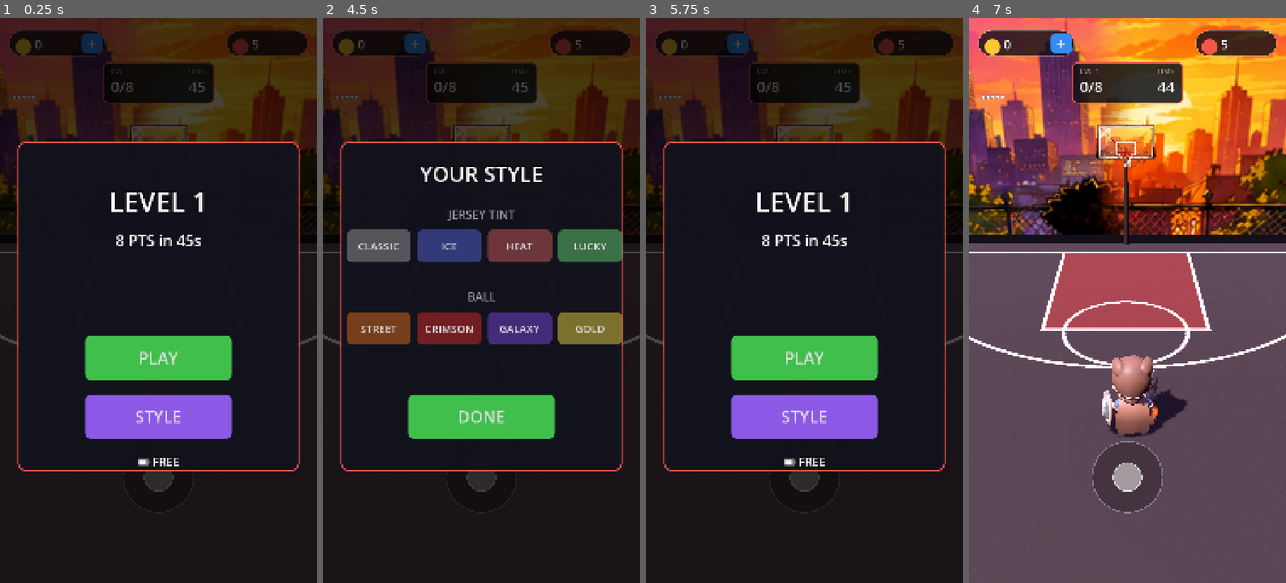
Above: before the commit, frames 1-4 (left to right).
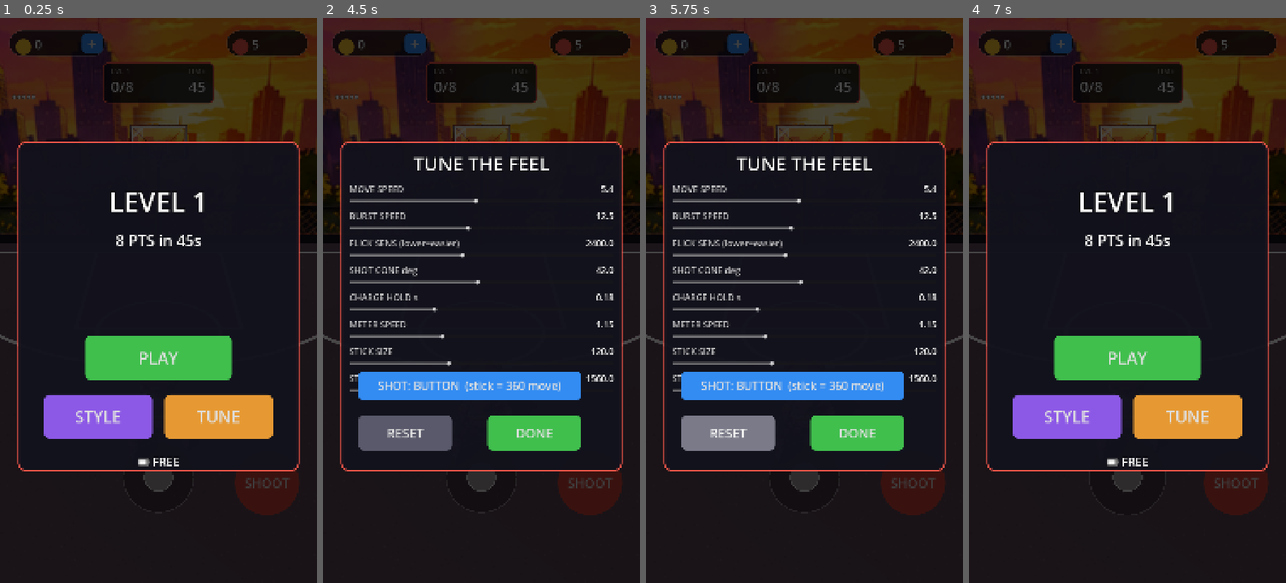
Above: after the commit, the same moments.

Repository: Wordups/hoop_rush
Game: Godot game, scene res://scenes/court_3d.tscn
Two runs of this game, one before a commit and one after it. Both use one fixed random seed, a clock stepped at 60 frames per second and the inputs below. Sound files missing from this copy of the repository are replaced by a short silence.
Inputs (mouse positions are in pixels of both pictures, inside the frame that each line leads up to):
- Up to frame 1 (0.25 s): no input
- Up to frame 2 (4.5 s): click (589, 481) at 0.5 s, where only the run after the commit has a clickable "SHOOT"; click "STYLE" at 1.25 s; click "CLASSIC" at 2 s; click "CLASSIC" at 2.75 s; click "DONE" at 3.5 s; click (541, 419) at 4.25 s, where only the run after the commit has a clickable "TUNE"
- Up to frame 3 (5.75 s): click "DONE" (after the commit: "RESET") at 5 s
- Up to frame 4 (7 s): click (1127, 357) at 5.75 s, where only the run before the commit has a clickable "PLAY"; click (1181, 430) at 6.5 s, where only the run after the commit has a clickable "DONE"

The runs differ from the first frame. In frame 1, 5.5% of the frame differs, in the area x 13-95%, y 66-88%; in frame 2, 22%; in frame 3, 17%; in frame 4, 98%, in the area x 0-100%, y 0-100%.

Commit message:
Corner shuttle drill, TUNE panel, SHOOT button + full-360 stick, haptics
- Corner 3s = shuttle: every shot disarms; touch the FAR END to re-arm (ARMED
  flash + HUD >FAR hint); unarmed corner 3s don't count
- TUNE card: 8 live sliders (speeds, flick sens, cone, charge hold, meter,
  stick size/height) + shot-mode toggle, persisted to save, RESET
- SHOOT button mode (default): round button bottom-right, hold = power, release
  = timed shot; stick becomes full-360 locomotion (no down-cone carve-out);
  backward flick keeps the step-back sweet-spot window
- Haptics: navigator.vibrate on web (Android; iOS Safari blocks it) /
  Input.vibrate_handheld native; camera micro-shake on rim clank + fail

Co-Authored-By: Claude Fable 5 <noreply@anthropic.com>
Claude-Session: https://claude.ai/code/session_01Tef49mkN8pRFapifdYzNL7

Diff:
--- a/scripts/game/court_3d.gd
+++ b/scripts/game/court_3d.gd
@@ -22,25 +22,88 @@
 const CORNER_X := 4.4                                # |x| beyond this AND z < CORNER_Z = corner
 const CORNER_Z := -3.0
 
-# ---- movement ----
-const MOVE_SPEED := 5.4
-const BURST_SPEED := 12.5
+# ---- movement / grammar: tinker-able in the in-game TUNE panel, persisted to save ----
+var MOVE_SPEED := 5.4
+var BURST_SPEED := 12.5
 const BURST_DUR := 0.22
-const FLICK_SPEED := 2400.0
+var FLICK_SPEED := 2400.0
 const FLICK_COOLDOWN := 0.32
 const CHAR_HEIGHT := 2.25                            # slightly bigger baller
 
-# ---- one-stick shot grammar ----
-const STICK_CENTER := Vector2(540, 1560)
-const STICK_RADIUS := 120.0
-const STICK_ACTIVATE_R := 260.0
-const DOWN_CONE_DEG := 42.0
+var STICK_CENTER := Vector2(540, 1560)
+var STICK_RADIUS := 120.0
+var DOWN_CONE_DEG := 42.0
 const DOWN_MAG := 0.55
-const CHARGE_HOLD := 0.18
+var CHARGE_HOLD := 0.18
 const POWER_PULL := 0.92
 const STEPBACK_WINDOW := 1.2
-const METER_SPEED := 1.15
+var METER_SPEED := 1.15
 const SWEET_EASE := 1.35
+var SHOOT_BUTTON := true                             # true: button shoots, stick is full-360 move
+const BTN_CHARGE_RATE := 1.0 / 0.7                   # button mode: hold time -> power
+
+## TUNE panel spec: [save_key, label, min, max, step]
+const TUNABLES := [
+	["move_speed", "MOVE SPEED", 3.0, 8.0, 0.1],
+	["burst_speed", "BURST SPEED", 8.0, 18.0, 0.5],
+	["flick_speed", "FLICK SENS (lower=easier)", 1200.0, 4000.0, 50.0],
+	["down_cone", "SHOT CONE deg", 25.0, 60.0, 1.0],
+	["charge_hold", "CHARGE HOLD s", 0.10, 0.35, 0.01],
+	["meter_speed", "METER SPEED", 0.8, 1.8, 0.05],
+	["stick_radius", "STICK SIZE", 90.0, 170.0, 5.0],
+	["stick_y", "STICK HEIGHT", 1380.0, 1700.0, 10.0],
+]
+const TUNE_DEFAULTS := {"move_speed": 5.4, "burst_speed": 12.5, "flick_speed": 2400.0,
+	"down_cone": 42.0, "charge_hold": 0.18, "meter_speed": 1.15, "stick_radius": 120.0, "stick_y": 1560.0,
+	"shoot_button": 1.0}
+
+func _tuning_get(k: String) -> float:
+	var t: Dictionary = SaveManager.data.get("tuning", {})
+	return float(t.get(k, float(TUNE_DEFAULTS[k])))
+
+func _tuning_set(k: String, v: float) -> void:
+	var t: Dictionary = SaveManager.data.get("tuning", {})
+	t[k] = v
+	SaveManager.data["tuning"] = t
+	SaveManager.save_game()
+	_apply_tuning()
+
+func _apply_tuning() -> void:
+	MOVE_SPEED = _tuning_get("move_speed")
+	BURST_SPEED = _tuning_get("burst_speed")
+	FLICK_SPEED = _tuning_get("flick_speed")
+	DOWN_CONE_DEG = _tuning_get("down_cone")
+	CHARGE_HOLD = _tuning_get("charge_hold")
+	METER_SPEED = _tuning_get("meter_speed")
+	STICK_RADIUS = _tuning_get("stick_radius")
+	STICK_CENTER = Vector2(540, _tuning_get("stick_y"))
+	SHOOT_BUTTON = _tuning_get("shoot_button") >= 0.5
+	if btn_shoot:
+		btn_shoot.visible = SHOOT_BUTTON
+	if stick:
+		stick.radius = STICK_RADIUS
+		stick.size = Vector2(STICK_RADIUS * 2.0, STICK_RADIUS * 2.0)
+		stick.position = STICK_CENTER - Vector2(STICK_RADIUS, STICK_RADIUS)
+		stick.queue_redraw()
+
+func _stick_activate_r() -> float:
+	return STICK_RADIUS * 2.2
+
+
+## haptic buzz: native handhelds vibrate; web uses navigator.vibrate (Android — iOS Safari
+## blocks the vibration API, so browser play on iPhone gets screen-shake feel instead;
+## the native iOS export will buzz for real).
+func _buzz(ms: int) -> void:
+	if OS.has_feature("web"):
+		JavaScriptBridge.eval("navigator.vibrate && navigator.vibrate(%d)" % ms, true)
+	else:
+		Input.vibrate_handheld(ms)
+
+
+var _shake_amp := 0.0
+
+func _shake(amp: float) -> void:
+	_shake_amp = maxf(_shake_amp, amp)
 
 # ---- camera follow ----
 const CAM_BASE := Vector3(0, 6.9, 10.6)
@@ -81,6 +144,7 @@
 var cur_zone: int = ShotMath.Zone.MID
 var _was_stepback: bool = false
 var _shot_from_corner: bool = false
+var _armed: bool = true                              # corner drills: re-arm by touching the far end
 
 # player
 var player: Node3D
@@ -134,6 +198,8 @@
 var lbl_pack: Label
 var btn_pack_get: Button
 var style_card: Control
+var tune_card: Control
+var btn_shoot: Button
 
 const JERSEY_COLORS: Array[Color] = [Color(1, 1, 1), Color(0.55, 0.65, 1.4), Color(1.3, 0.6, 0.6), Color(0.65, 1.35, 0.75)]
 const JERSEY_NAMES := ["CLASSIC", "ICE", "HEAT", "LUCKY"]
@@ -152,6 +218,7 @@
 	_build_hud()
 	_build_audio()
 	_apply_appearance()
+	_apply_tuning()
 	_enter_ready()
 	if "--shot" in OS.get_cmdline_user_args():
 		_capture_and_quit()
@@ -382,6 +449,24 @@
 	stick.mouse_filter = Control.MOUSE_FILTER_IGNORE
 	hud.add_child(stick)
 
+	# round SHOOT button, bottom-right (button mode)
+	btn_shoot = Button.new()
+	btn_shoot.text = "SHOOT"
+	btn_shoot.add_theme_font_size_override("font_size", 44)
+	var ssb := StyleBoxFlat.new()
+	ssb.bg_color = Color(0.85, 0.25, 0.2, 0.9)
+	ssb.set_corner_radius_all(110)
+	btn_shoot.add_theme_stylebox_override("normal", ssb)
+	var ssb2 := ssb.duplicate()
+	ssb2.bg_color = Color(1.0, 0.4, 0.3, 0.95)
+	btn_shoot.add_theme_stylebox_override("pressed", ssb2)
+	btn_shoot.add_theme_stylebox_override("hover", ssb2)
+	btn_shoot.position = Vector2(800, 1470)
+	btn_shoot.size = Vector2(220, 220)
+	btn_shoot.button_down.connect(_on_shoot_btn_down)
+	btn_shoot.button_up.connect(_on_shoot_btn_up)
+	hud.add_child(btn_shoot)
+
 	meter = ShotMeter.new()
 	meter.position = Vector2(390, 1300)
 	meter.size = Vector2(300, 64)
@@ -400,8 +485,10 @@
 	lbl_card_obj = _mk_label(level_card, "", 52, Vector2(0, 720), 1080, HORIZONTAL_ALIGNMENT_CENTER)
 	var play := _mk_card_btn(level_card, "PLAY", Color(0.25, 0.75, 0.3), Vector2(290, 1080))
 	play.pressed.connect(_on_play_pressed)
-	var style := _mk_card_btn(level_card, "STYLE", Color(0.55, 0.35, 0.9), Vector2(290, 1280))
+	var style := _mk_card_btn(level_card, "STYLE", Color(0.55, 0.35, 0.9), Vector2(150, 1280), Vector2(370, 150))
 	style.pressed.connect(_open_style)
+	var tune := _mk_card_btn(level_card, "TUNE", Color(0.9, 0.6, 0.2), Vector2(560, 1280), Vector2(370, 150))
+	tune.pressed.connect(_open_tune)
 	lbl_card_ticket = _mk_label(level_card, "", 40, Vector2(0, 1480), 1080, HORIZONTAL_ALIGNMENT_CENTER)
 
 	# ---- fail card ----
@@ -443,6 +530,44 @@
 		b2.pressed.connect(_pick_ball.bind(i))
 	var done := _mk_card_btn(style_card, "DONE", Color(0.25, 0.75, 0.3), Vector2(290, 1280))
 	done.pressed.connect(func() -> void: _enter_ready())
+
+	# ---- tune card (live analog tinkering, persisted) ----
+	tune_card = _mk_card(hud)
+	_mk_label(tune_card, "TUNE THE FEEL", 64, Vector2(0, 450), 1080, HORIZONTAL_ALIGNMENT_CENTER)
+	for i in range(TUNABLES.size()):
+		var spec: Array = TUNABLES[i]
+		var y := 560 + i * 92
+		var lab := _mk_label(tune_card, str(spec[1]), 30, Vector2(90, y), 520, HORIZONTAL_ALIGNMENT_LEFT)
+		lab.modulate = Color(1, 1, 1, 0.75)
+		var val := _mk_label(tune_card, "", 30, Vector2(840, y), 150, HORIZONTAL_ALIGNMENT_RIGHT)
+		var sl := HSlider.new()
+		sl.min_value = float(spec[2])
+		sl.max_value = float(spec[3])
+		sl.step = float(spec[4])
+		sl.value = _tuning_get(str(spec[0]))
+		sl.position = Vector2(90, y + 42)
+		sl.size = Vector2(900, 40)
+		val.text = str(sl.value)
+		var key := str(spec[0])
+		var stp := float(spec[4])
+		sl.value_changed.connect(func(v: float) -> void:
+			val.text = str(snappedf(v, stp))
+			_tuning_set(key, v))
+		tune_card.add_child(sl)
+	var tmode := _mk_card_btn(tune_card, "", Color(0.2, 0.55, 0.95), Vector2(120, 1330 - 130), Vector2(760, 100), 38)
+	var upd_mode := func() -> void:
+		tmode.text = "SHOT: BUTTON  (stick = 360 move)" if SHOOT_BUTTON else "SHOT: STICK PULL-DOWN"
+	upd_mode.call()
+	tmode.pressed.connect(func() -> void:
+		_tuning_set("shoot_button", 0.0 if SHOOT_BUTTON else 1.0)
+		upd_mode.call())
+	var treset := _mk_card_btn(tune_card, "RESET", Color(0.35, 0.35, 0.42), Vector2(120, 1350), Vector2(320, 120), 44)
+	treset.pressed.connect(func() -> void:
+		SaveManager.data["tuning"] = {}
+		SaveManager.save_game()
+		_apply_tuning())
+	var tdone := _mk_card_btn(tune_card, "DONE", Color(0.25, 0.75, 0.3), Vector2(560, 1350), Vector2(320, 120), 44)
+	tdone.pressed.connect(func() -> void: _enter_ready())
 
 
 func _mk_pill(parent: Node, pos: Vector2, sz: Vector2) -> Panel:
@@ -558,13 +683,13 @@
 	var obj: Dictionary = d.get("objective", {})
 	level_obj_type = str(obj.get("type", "score"))
 	level_obj_count = int(obj.get("count", 0))
+	_armed = true
 
 
 func _objective_text() -> String:
 	if level_obj_type == "corner_threes":
 		var t := "SINK %d CORNER 3s" % level_obj_count
-		if level_spawn == "far":
-			t += "\nfrom the FAR END"
+		t += "\ntouch the FAR END between shots"
 		return t + "\nin %ds" % int(level_time)
 	var t2 := "%d PTS in %ds" % [level_target, int(level_time)]
 	if level_spawn == "far":
@@ -574,7 +699,7 @@
 
 # ---------- state flow ----------
 func _hide_cards() -> void:
-	for c in [level_card, fail_card, win_card, pack_card, style_card]:
+	for c in [level_card, fail_card, win_card, pack_card, style_card, tune_card]:
 		if c:
 			c.visible = false
 
@@ -618,6 +743,7 @@
 	SaveManager.save_game()
 	score = 0; makes = 0; misses = 0; streak = 0; coins_earned = 0
 	obj_progress = 0
+	_armed = true
 	time_left = level_time
 	state = "playing"
 	_hide_cards()
@@ -630,6 +756,7 @@
 	state = "results"
 	meter.active = false
 	sfx_clear.play()
+	_buzz(120)
 	_flash(Color(0.5, 1, 0.6, 0.18))
 	_play("Cheer", 0.1)
 	var rw: Dictionary = DataManager.run_levels.get("rewards", {}) if DataManager.run_levels is Dictionary else {}
@@ -654,6 +781,8 @@
 	state = "results"
 	meter.active = false
 	sfx_fail.play()
+	_buzz(250)
+	_shake(0.2)
 	set_coins(coins() + coins_earned)
 	SaveManager.save_game()
 	var prog := ""
@@ -695,6 +824,11 @@
 func _open_style() -> void:
 	_hide_cards()
 	style_card.visible = true
+
+
+func _open_tune() -> void:
+	_hide_cards()
+	tune_card.visible = true
 
 
 func _pick_jersey(i: int) -> void:
@@ -757,11 +891,13 @@
 		lbl_timer.text = str(int(ceil(time_left)))
 		lbl_timer.modulate = Color(1, 0.35, 0.3) if time_left <= 10.0 else Color(1, 1, 1)
 		_move_player(delta)
-		if _down_since >= 0.0 and _now() - _down_since >= CHARGE_HOLD:
+		if not SHOOT_BUTTON and _down_since >= 0.0 and _now() - _down_since >= CHARGE_HOLD:
 			_begin_charge()
 	elif state == "charging":
 		meter_time += delta
 		meter.t = absf(fmod(meter_time * METER_SPEED, 2.0) - 1.0)
+		if SHOOT_BUTTON:
+			pull_depth = minf(pull_depth + BTN_CHARGE_RATE * delta, 1.0)
 		meter.charge = pull_depth
 		meter.sweet = minf(ShotMath.sweet_spot(cur_zone, pull_depth >= POWER_PULL, _was_stepback) * SWEET_EASE, 0.92)
 		meter.queue_redraw()
@@ -769,7 +905,10 @@
 
 func _follow_camera(delta: float) -> void:
 	var target := CAM_BASE + Vector3(player.position.x * 0.42, 0, clampf((player.position.z - 2.6) * 0.30, -2.0, 2.0))
-	cam.position = cam.position.lerp(target, minf(5.0 * delta, 1.0))
+	if _shake_amp > 0.005:
+		target += Vector3(randf_range(-1, 1), randf_range(-1, 1), 0) * _shake_amp
+		_shake_amp *= pow(0.001, delta)      # fast decay
+	cam.position = cam.position.lerp(target, minf(8.0 * delta, 1.0))
 
 
 func _now() -> float:
@@ -818,6 +957,13 @@
 	pos.x = clampf(pos.x, -PLAY_X, PLAY_X)
 	pos.z = clampf(pos.z, PLAY_Z_MIN, PLAY_Z_MAX)
 	player.position = pos
+	# corner-drill re-arm: touch the far end
+	if level_obj_type == "corner_threes" and not _armed and pos.z >= PLAY_Z_MAX - 0.7:
+		_armed = true
+		_buzz(25)
+		_flash(Color(0.4, 0.9, 1.0, 0.12))
+		_popup_grade("ARMED — GO!", Color(0.4, 0.9, 1.0))
+		_refresh_hud()
 	_update_anim()
 
 
@@ -857,12 +1003,25 @@
 		a.loop_mode = Animation.LOOP_NONE
 
 
+func _on_shoot_btn_down() -> void:
+	if state != "playing":
+		return
+	_buzz(10)
+	pull_depth = 0.0
+	_begin_charge()
+
+
+func _on_shoot_btn_up() -> void:
+	if state == "charging":
+		_release_shot()
+
+
 # ---------- one-stick input ----------
 func _unhandled_input(event: InputEvent) -> void:
 	if event is InputEventScreenTouch:
 		var t := event as InputEventScreenTouch
 		if t.pressed:
-			if state in ["playing", "charging"] and not joy_active and t.position.distance_to(STICK_CENTER) <= STICK_ACTIVATE_R:
+			if state in ["playing", "charging"] and not joy_active and t.position.distance_to(STICK_CENTER) <= _stick_activate_r():
 				joy_active = true
 				joy_index = t.index
 				_update_stick(t.position)
@@ -878,6 +1037,9 @@
 					_burst_dir = fdir
 					_burst_t = BURST_DUR
 					_flick_cd = FLICK_COOLDOWN
+					_buzz(15)
+					if fdir.y > 0.45:
+						_stepback_until = _now() + STEPBACK_WINDOW
 					_play(_dodge_for(fdir), 0.05)
 
 
@@ -890,7 +1052,8 @@
 	stick.active = true
 	stick.queue_redraw()
 	if state == "charging":
-		pull_depth = maxf(pull_depth, _move_dir.length())
+		if not SHOOT_BUTTON:
+			pull_depth = maxf(pull_depth, _move_dir.length())
 		return
 	if _in_down_cone(_move_dir) and _move_dir.length() >= DOWN_MAG:
 		if _down_since < 0.0:
@@ -904,7 +1067,7 @@
 func _on_stick_release() -> void:
 	joy_active = false
 	joy_index = -1
-	if state == "charging":
+	if state == "charging" and not SHOOT_BUTTON:
 		_release_shot()
 	elif _down_since >= 0.0 and _now() - _down_since < CHARGE_HOLD:
 		_step_back()
@@ -916,6 +1079,8 @@
 
 
 func _in_down_cone(v: Vector2) -> bool:
+	if SHOOT_BUTTON:
+		return false             # button mode: stick is full-360 locomotion
 	if v.length() < 0.01:
 		return false
 	return absf(rad_to_deg(v.angle_to(Vector2.DOWN))) <= DOWN_CONE_DEG
@@ -969,8 +1134,12 @@
 
 func _apply_shot(res: Dictionary, power: bool) -> void:
 	_fly_ball(res.made)
+	var was_armed := _armed
+	if level_obj_type == "corner_threes":
+		_armed = false          # every shot disarms; touch the far end to re-arm
 	if res.made:
 		sfx_swish.play()
+		_buzz(30)
 		makes += 1
 		streak += 1
 		var on_fire := streak >= 3
@@ -982,9 +1151,11 @@
 		var tag: String = res.zone_name
 		if _was_stepback:
 			tag = "STEP-BACK " + tag
-		if cur_zone == ShotMath.Zone.THREE and _shot_from_corner:
+		if cur_zone == ShotMath.Zone.THREE and _shot_from_corner and (level_obj_type != "corner_threes" or was_armed):
 			obj_progress += 1
 			tag = "CORNER " + tag
+		elif cur_zone == ShotMath.Zone.THREE and _shot_from_corner and not was_armed:
+			tag = "NOT ARMED — " + tag
 		_popup_grade("%s  %s!" % [tag, res.grade], Color(0.4, 1, 0.5))
 		if _objective_met():
 			_refresh_hud()
@@ -992,6 +1163,8 @@
 			return
 	else:
 		sfx_rim.play()
+		_buzz(70)
+		_shake(0.12)
 		misses += 1
 		streak = 0
 		_popup_grade(res.grade, Color(1, 0.5, 0.45))
@@ -1087,8 +1260,9 @@
 func _refresh_hud() -> void:
 	cap_level.text = "LVL %d%s" % [run_level, " 👑" if level_boss else ""]
 	if level_obj_type == "corner_threes":
-		lbl_score.text = "%d/%d 🎯" % [obj_progress, level_obj_count]
-		lbl_score.modulate = Color(0.45, 1, 0.55) if obj_progress >= level_obj_count else Color(1, 1, 1)
+		var arm_tag := "" if _armed else " >FAR"
+		lbl_score.text = "%d/%d 🎯%s" % [obj_progress, level_obj_count, arm_tag]
+		lbl_score.modulate = Color(0.45, 1, 0.55) if obj_progress >= level_obj_count else (Color(1, 1, 1) if _armed else Color(1, 0.75, 0.4))
 	else:
 		lbl_score.text = "%d/%d" % [score, level_target]
 		lbl_score.modulate = Color(0.45, 1, 0.55) if score >= level_target else Color(1, 1, 1)
--- a/scripts/game/dribble_stick.gd
+++ b/scripts/game/dribble_stick.gd
@@ -5,11 +5,12 @@
 ## `knob` (px offset from center, already clamped) + `active` here each frame. A fast
 ## outward flick of the stick is detected court-side and fires a quick dribble-move burst.
 
-const RADIUS := 120.0     ## base ring radius (screen px)
+const RADIUS := 120.0     ## default base ring radius (screen px)
 const KNOB := 48.0        ## knob radius
 
+var radius: float = RADIUS         ## live-tunable (TUNE panel)
 var active: bool = false
-var knob: Vector2 = Vector2.ZERO   ## offset from center, clamped to RADIUS
+var knob: Vector2 = Vector2.ZERO   ## offset from center, clamped to radius
 
 func center() -> Vector2:
 	return size * 0.5
@@ -17,9 +18,9 @@
 func _draw() -> void:
 	var c := center()
 	# base: dim disc + rim ring + faint deadzone ring
-	draw_circle(c, RADIUS, Color(0, 0, 0, 0.26))
-	draw_arc(c, RADIUS, 0, TAU, 56, Color(1, 1, 1, 0.32), 4.0)
-	draw_arc(c, RADIUS * 0.42, 0, TAU, 40, Color(1, 1, 1, 0.12), 2.0)
+	draw_circle(c, radius, Color(0, 0, 0, 0.26))
+	draw_arc(c, radius, 0, TAU, 56, Color(1, 1, 1, 0.32), 4.0)
+	draw_arc(c, radius * 0.42, 0, TAU, 40, Color(1, 1, 1, 0.12), 2.0)
 	# knob — reddish when engaged (matches the jersey trim), pale when resting
 	var kc := c + knob
 	var col := Color(0.95, 0.34, 0.29, 0.92) if active else Color(1, 1, 1, 0.5)
Not shown, changed: docs/index.html
Not shown, changed: docs/index.pck
